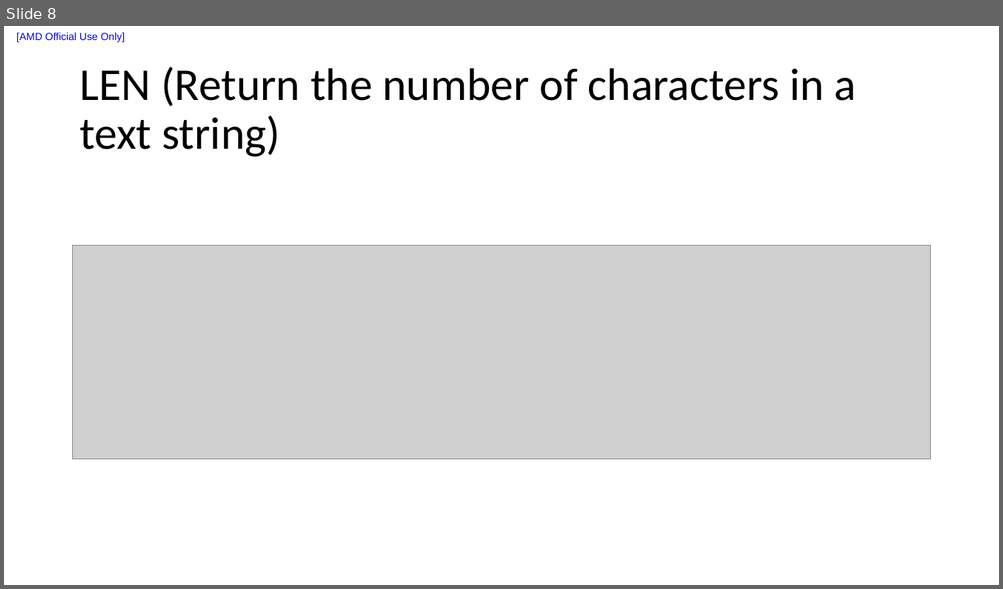
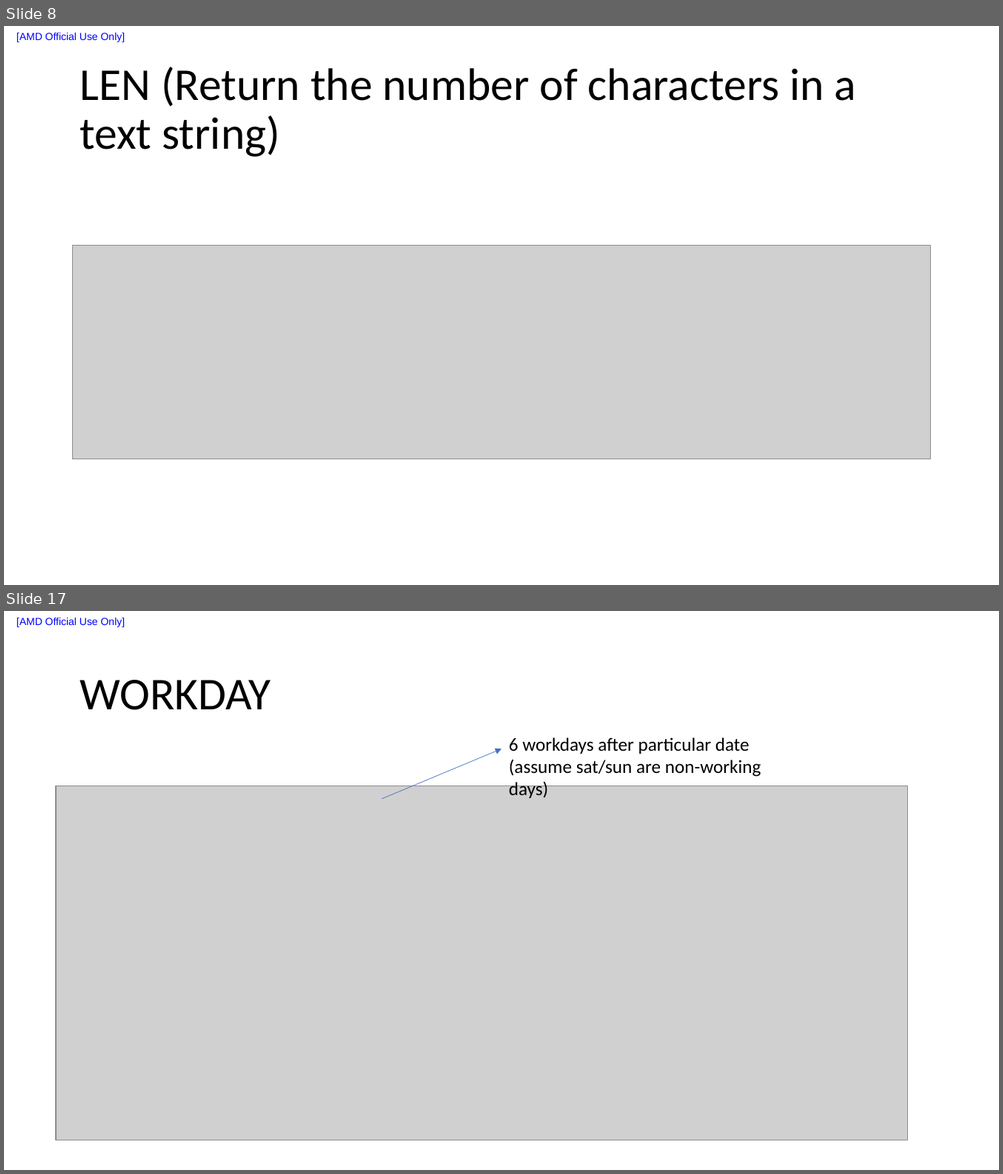
Before and after one commit to liuxu-github-ui/Excel, a slide deck: ExcelFundamentalsfordataanalysis.pptx. Shown one above the other, each under a label of ours: slide 8 before the commit, slides 8 and 17 after it; the slides between them are not shown. The pictures are 1003x589 and 1003x1174 pixels, drawn with LibreOffice and Linux fonts; fonts in the diff are those of the drawing; grey boxes stand for pictures. Boxes give left, top, right and bottom in pixels: in the first picture for what was removed or moved away, otherwise in the second. Text is boxed around its words. In the diff, an @@ line names an element or a change of style, - is before the commit and + after.

```diff
--- a/ExcelFundamentalsfordataanalysis.pptx
+++ b/ExcelFundamentalsfordataanalysis.pptx
@@ slide 17 added at [4,611,999,1170], background #FFFFFF; not listed: 1 template element that a slide beside it also shows @@
@@ title added at [79,680,270,710], 44 pt, text #000000 @@
+WORKDAY
@@ text added at [509,738,761,798], 18 pt, text #000000 @@
+6 workdays after particular date (assume sat/sun are non-working days)
@@ arrow added from (381, 799) to (502, 749), #4472C4 0.5 pt @@
@@ picture added at [56,786,907,1141] @@
```
Also in this commit, not shown: 1 slide changed, 11 other slides added, 10 other files.
